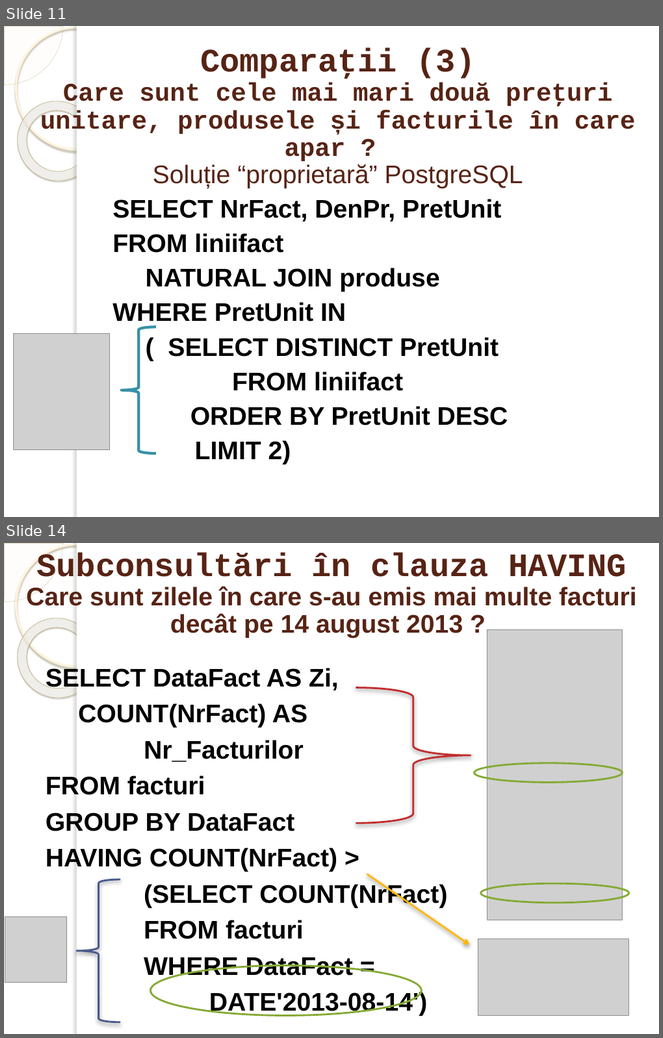
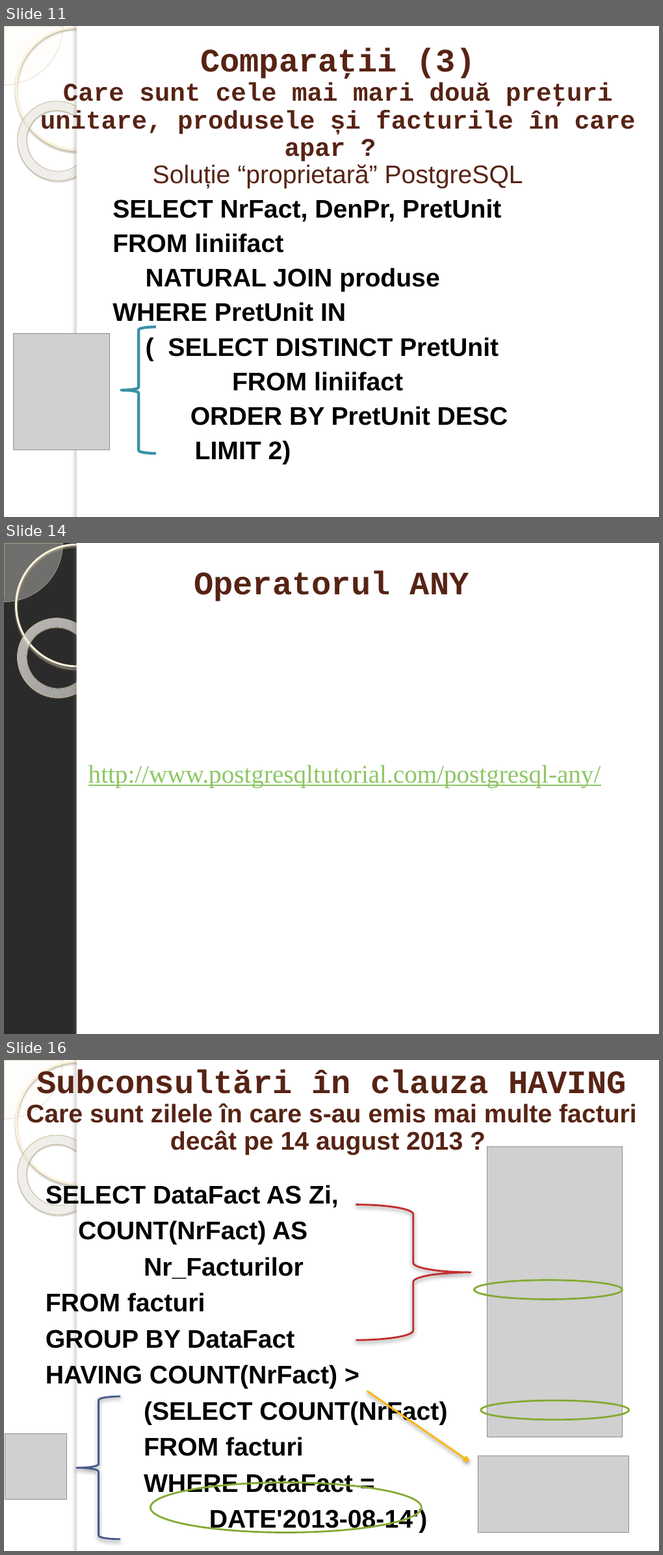
Before and after one commit to marinfotache/Baze-de-date-I, a slide deck: 14-18_SQL Interogari avansate/15_SQL6_SELECT_Subconsultari_WHERE_HAVING.pptx. Shown one above the other, each under a label of ours: slides 11 and 14 before the commit, slides 11, 14 and 16 after it; the slides between them are not shown. The pictures are 663x1038 and 663x1555 pixels, drawn with LibreOffice and Linux fonts; fonts in the diff are those of the drawing; grey boxes stand for pictures; background and template pictures are left out; a plain dark background stands for a picture behind light text. Boxes give left, top, right and bottom in pixels: in the first picture for what was removed or moved away, otherwise in the second. Text is boxed around its words. In the diff, an @@ line names an element or a change of style, - is before the commit and + after.

```diff
--- a/14-18_SQL Interogari avansate/15_SQL6_SELECT_Subconsultari_WHERE_HAVING.pptx
+++ b/14-18_SQL Interogari avansate/15_SQL6_SELECT_Subconsultari_WHERE_HAVING.pptx
@@ slide 14 added at (4, 543, 659, 1034), background picture (left out); not listed: 5 template elements that a slide beside it also shows @@
@@ text added at (194, 571, 469, 601), 36 pt, text #572314, bold @@
+Operatorul ANY
@@ text added at (88, 765, 601, 787), 28 pt, text #8DC765, underline @@
+http://www.postgresqltutorial.com/postgresql-any/
@@ what was slide 14 is now slide 16 @@
```
Also in this commit, not shown: 4 slides changed, 2 other slides added.
